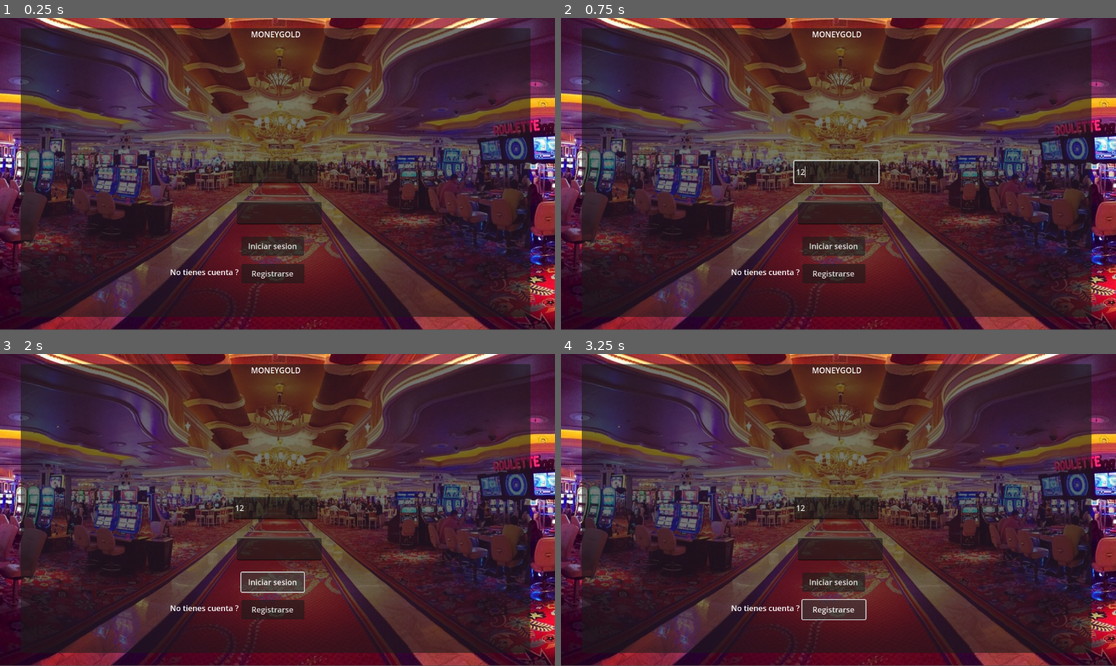
Above: before the commit, frames 1-4 (two rows, left to right).
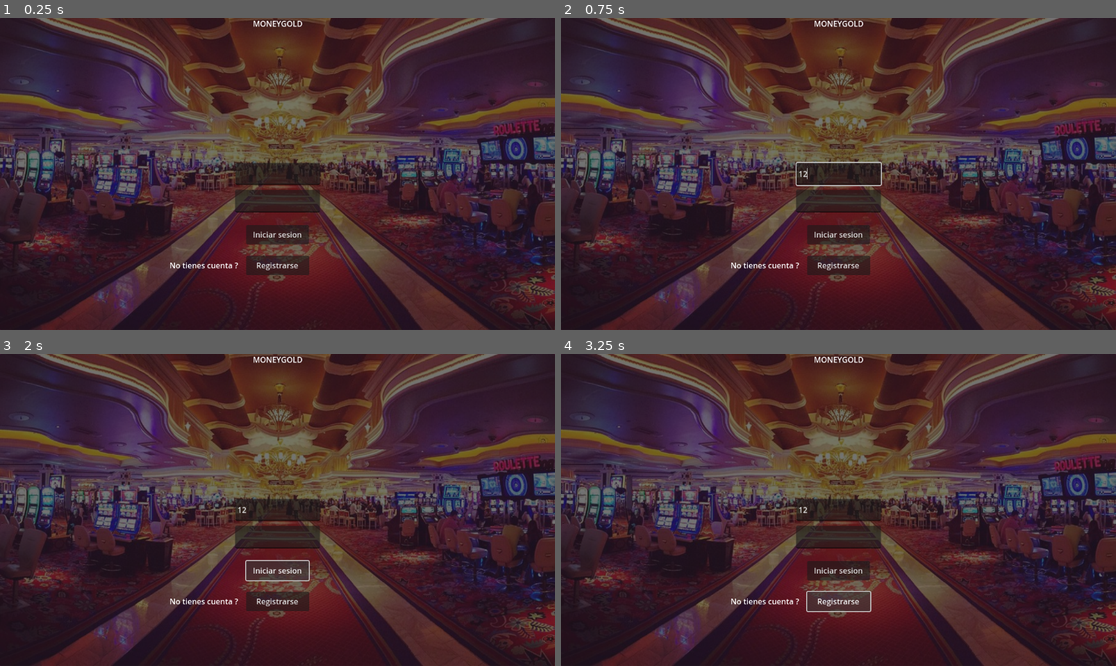
Above: after the commit, the same moments.

Repository: jantoniomg/TFG
Game: Godot game, scene res://menus/inicio_sesion.tscn
The game is run twice, just before and just after one commit, with the same random seed, the same clock (stepped at 60 frames per second) and the same inputs.
Inputs (mouse positions are in pixels of both pictures, inside the frame that each line leads up to):
- Up to frame 1 (0.25 s): no input
- Up to frame 2 (0.75 s): click (838, 170) at 0.52 s; type "12" at 0.6 s
- Up to frame 3 (2 s): click "Iniciar sesion" at 1.25 s
- Up to frame 4 (3.25 s): click "Iniciar sesion" at 2 s; click "Registrarse" at 2.75 s

The runs differ from the first frame. In frame 1, 15% of the frame differs, in the area x 0-100%, y 0-100%; in frame 2, 15%; in frame 3, 15%; in frame 4, 15%.

Commit message:
Escena de inicio de sesion

Diff:
--- a/moneygold/menus/inicio_sesion.tscn
+++ b/moneygold/menus/inicio_sesion.tscn
@@ -7,70 +7,89 @@
 anchors_preset = 15
 anchor_right = 1.0
 anchor_bottom = 1.0
-offset_right = -252.0
-offset_bottom = -175.0
 grow_horizontal = 2
 grow_vertical = 2
 
 [node name="TextureRect" type="TextureRect" parent="."]
-layout_mode = 0
-offset_right = 1152.0
-offset_bottom = 647.0
+layout_mode = 1
+anchors_preset = 15
+anchor_right = 1.0
+anchor_bottom = 1.0
+grow_horizontal = 2
+grow_vertical = 2
 texture = ExtResource("1_rm6y2")
 
 [node name="Panel" type="Panel" parent="."]
 clip_contents = true
 layout_mode = 1
-offset_left = 43.0
-offset_top = 21.0
-offset_right = 1101.0
-offset_bottom = 621.0
+anchors_preset = 15
+anchor_right = 1.0
+anchor_bottom = 1.0
+grow_horizontal = 2
+grow_vertical = 2
 
 [node name="Label" type="Label" parent="Panel"]
-layout_mode = 0
-offset_left = 1.0
-offset_top = 1.0
-offset_right = 1058.0
-offset_bottom = 61.0
+layout_mode = 1
+anchors_preset = 5
+anchor_left = 0.5
+anchor_right = 0.5
+offset_left = -449.5
+offset_right = 449.5
+offset_bottom = 60.0
+grow_horizontal = 2
 text = "MONEYGOLD"
 horizontal_alignment = 1
 
 [node name="Usuario" type="LineEdit" parent="Panel"]
-layout_mode = 0
-offset_left = 441.0
-offset_top = 276.0
-offset_right = 616.0
-offset_bottom = 322.0
+layout_mode = 1
+anchors_preset = 8
+anchor_left = 0.5
+anchor_top = 0.5
+anchor_right = 0.5
+anchor_bottom = 0.5
+offset_left = -87.5
+offset_top = -23.0
+offset_right = 87.5
+offset_bottom = 23.0
+grow_horizontal = 2
+grow_vertical = 2
 
 [node name="Contraseña" type="LineEdit" parent="Panel"]
-layout_mode = 0
-offset_left = 449.0
-offset_top = 361.0
-offset_right = 625.0
-offset_bottom = 408.0
+layout_mode = 1
+anchors_preset = 8
+anchor_left = 0.5
+anchor_top = 0.5
+anchor_right = 0.5
+anchor_bottom = 0.5
+offset_left = -88.0
+offset_top = 32.5
+offset_right = 88.0
+offset_bottom = 79.5
+grow_horizontal = 2
+grow_vertical = 2
 
 [node name="Iniciar sesion" type="Button" parent="Panel"]
 layout_mode = 0
-offset_left = 458.0
-offset_top = 433.0
-offset_right = 588.0
-offset_bottom = 473.0
+offset_left = 511.0
+offset_top = 430.0
+offset_right = 641.0
+offset_bottom = 470.0
 text = "Iniciar sesion"
 
 [node name="Registrarse" type="Button" parent="Panel"]
 layout_mode = 0
-offset_left = 458.0
-offset_top = 490.0
-offset_right = 589.0
-offset_bottom = 530.0
+offset_left = 511.0
+offset_top = 494.0
+offset_right = 642.0
+offset_bottom = 534.0
 text = "Registrarse"
 
 [node name="Label2" type="Label" parent="Panel"]
 layout_mode = 0
-offset_left = 310.0
-offset_top = 486.0
-offset_right = 453.0
-offset_bottom = 528.0
+offset_left = 352.0
+offset_top = 493.0
+offset_right = 495.0
+offset_bottom = 535.0
 text = "No tienes cuenta ?"
 horizontal_alignment = 1
 vertical_alignment = 1
